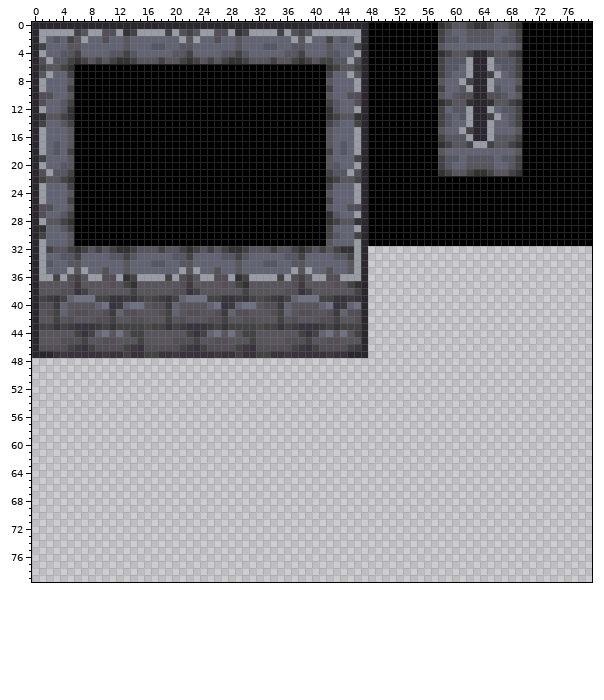
One commit to this pixel-art file: EverlastingRejuvenation_Art/Tileset/StoneWalls_Tileset.aseprite. The picture above is the old version.
80x80 pixels, 1 frame. Colours within 5 levels of each other are drawn and written as one.
New version:
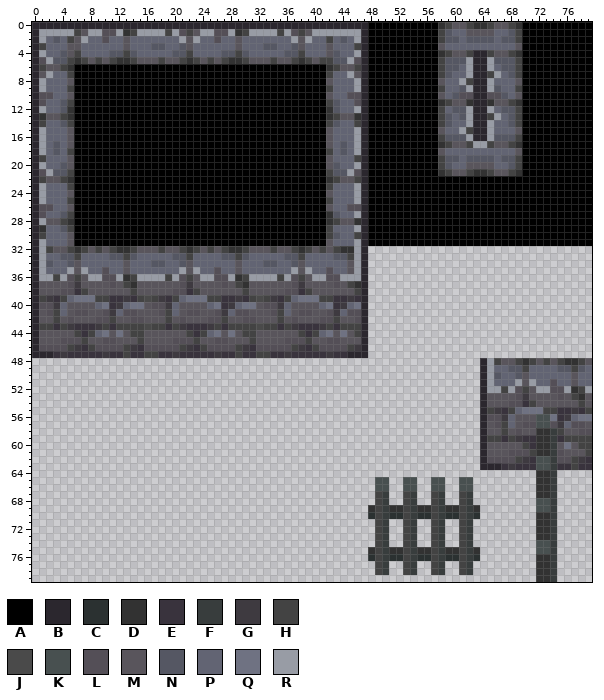
Palette (. is transparent): A #000000  B #2b272e  C #2b3131  D #323232  E #39333d  F #383d3d  G #3e3a40  H #434343  J #4a4a4a  K #485050  L #544f57  M #59555c  N #555763  P #626473  Q #6f7282  R #989ca5
Difference:
@@ x 46..79 @@
 47 BB................................
-48 ..................................
-49 ..................................
-50 ..................................
-51 ..................................
-52 ..................................
-53 ..................................
-54 ..................................
-55 ..................................
-56 ..................................
-57 ..................................
-58 ..................................
-59 ..................................
-60 ..................................
-61 ..................................
-62 ..................................
-63 ..................................
-64 ..................................
-65 ..................................
-66 ..................................
-67 ..................................
-68 ..................................
-69 ..................................
-70 ..................................
-71 ..................................
-72 ..................................
-73 ..................................
-74 ..................................
-75 ..................................
-76 ..................................
-77 ..................................
-78 ..................................
-79 ..................................
+48 ..................BRHMMHDHMHMHDDHM
+49 ..................BRPPNNHPPPPNNHNP
+50 ..................BRNPPNMPPPPPPMPP
+51 ..................BRPPPRMRPPLPPMPP
+52 ..................BRRHRLHMRRLLRDHR
+53 ..................BMMMMLGMMMMLMHDM
+54 ..................BMMMLLEHMMMMMMHM
+55 ..................BHGEHPQQQHHEEGEH
+56 ..................BLLGPMMMKKQEGPQQ
+57 ..................BMLHPMLLKKLGPLLM
+58 ..................BMMHMLMMDDFHMMLL
+59 ..................BHHEHGEEDDFEHHHH
+60 ..................BMMMMMHEDDFMQMHH
+61 ..................BMMMLLLHDDFLMMMH
+62 ..................BLLLLHGEKKFLLHGE
+63 ..................BBBEGEEEKKFEEHEE
+64 ..........................DDF.....
+65 ...KK..KK..KK..KK.........DDF.....
+66 ...KK..KK..KK..KK.........DDF.....
+67 ...HF..HF..HF..HF.........DDF.....
+68 ...HF..HF..HF..HF.........KKF.....
+69 ..DHFDDHFDDHFDDHFD........KKF.....
+70 ..CHFCCHFCCHFCCHFC........DDF.....
+71 ...HF..HF..HF..HF.........DDF.....
+72 ...HF..HF..HF..HF.........DDF.....
+73 ...HF..HF..HF..HF.........DDF.....
+74 ...HF..HF..HF..HF.........KKF.....
+75 ..DHFDDHFDDHFDDHFD........KKF.....
+76 ..CHFCCHFCCHFCCHFC........DDF.....
+77 ...HF..HF..HF..HF.........DDF.....
+78 ...HF..HF..HF..HF.........DDF.....
+79 ..........................DDF.....
